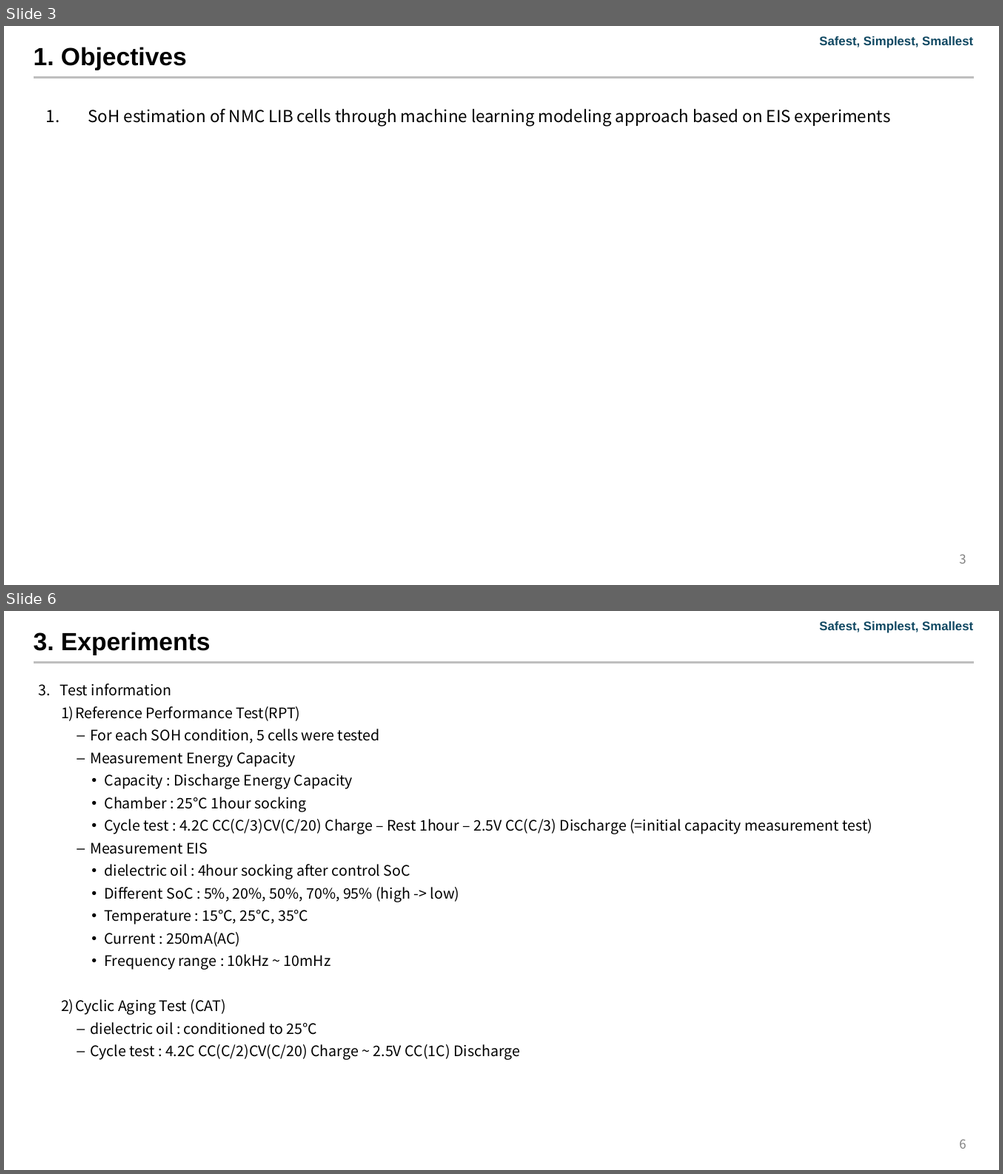
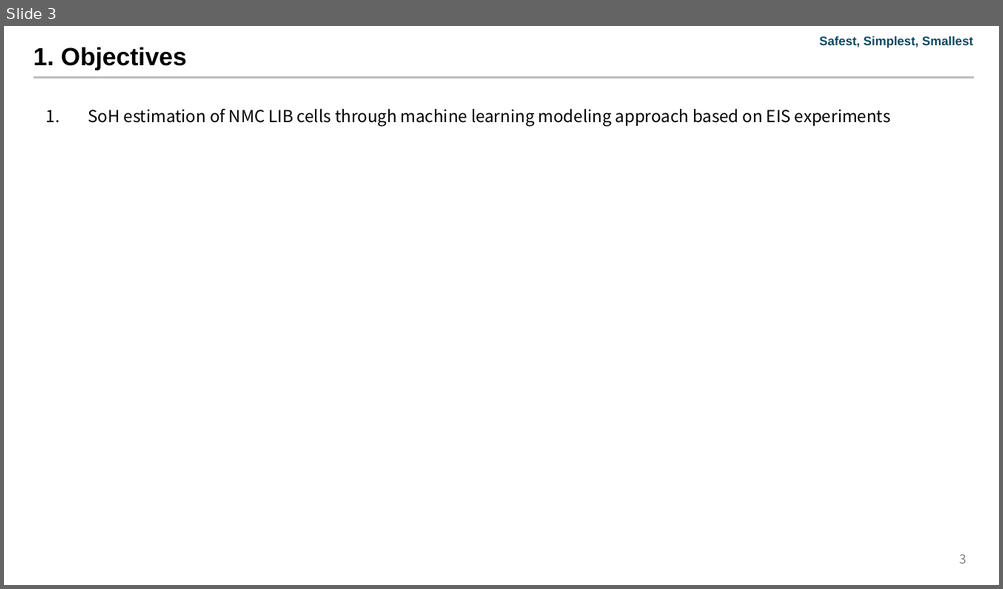
Before and after one commit to Jeong97/Practice_with_paper_data_sets, a slide deck: Accelerated SoH estimation of second life LIB via EIS and ML/Paper/Accelerated SoH estimation of second life LIB via EIS and ML-V00.01-241103.pptx. Shown one above the other, each under a label of ours: slides 3 and 6 before the commit, slide 3 after it; the slides between them are not shown. The pictures are 1003x1174 and 1003x589 pixels, drawn with LibreOffice and Linux fonts; fonts in the diff are those of the drawing; background and template pictures are left out. Boxes give left, top, right and bottom in pixels: in the first picture for what was removed or moved away, otherwise in the second. Text is boxed around its words. In the diff, an @@ line names an element or a change of style, - is before the commit and + after.

```diff
--- a/Accelerated SoH estimation of second life LIB via EIS and ML/Paper/Accelerated SoH estimation of second life LIB via EIS and ML-V00.01-241103.pptx
+++ b/Accelerated SoH estimation of second life LIB via EIS and ML/Paper/Accelerated SoH estimation of second life LIB via EIS and ML-V00.01-241103.pptx
@@ slide 6 removed at (4, 611, 999, 1170), background #FFFFFF; not listed: 2 template elements that a slide beside it also shows @@
@@ title removed at (34, 632, 210, 655) @@
-3. Experiments
@@ text removed at (60, 684, 873, 1060) @@
-3. Test information
-  1) Reference Performance Test(RPT)
-    – For each SOH condition, 5 cells were tested
-    – Measurement Energy Capacity
-      • Capacity : Discharge Energy Capacity
-      • Chamber : 25℃ 1hour socking
-      • Cycle test : 4.2C CC(C/3)CV(C/20) Charge – Rest 1hour – 2.5V CC(C/3) Discharge (=initial capacity measurement test)
-    – Measurement EIS
-      • dielectric oil : 4hour socking after control SoC
-      • Different SoC : 5%, 20%, 50%, 70%, 95% (high -> low)
-      • Temperature : 15℃, 25℃, 35℃
-      • Current : 250mA(AC)
-      • Frequency range : 10kHz ~ 10mHz
-  2) Cyclic Aging Test (CAT)
-    – dielectric oil : conditioned to 25℃
-    – Cycle test : 4.2C CC(C/2)CV(C/20) Charge ~ 2.5V CC(1C) Discharge
@@ page number removed at (959, 1139, 965, 1149) @@
-6
```
Also in this commit, not shown: 2 slides changed, 20 other slides removed, 1 other file.
